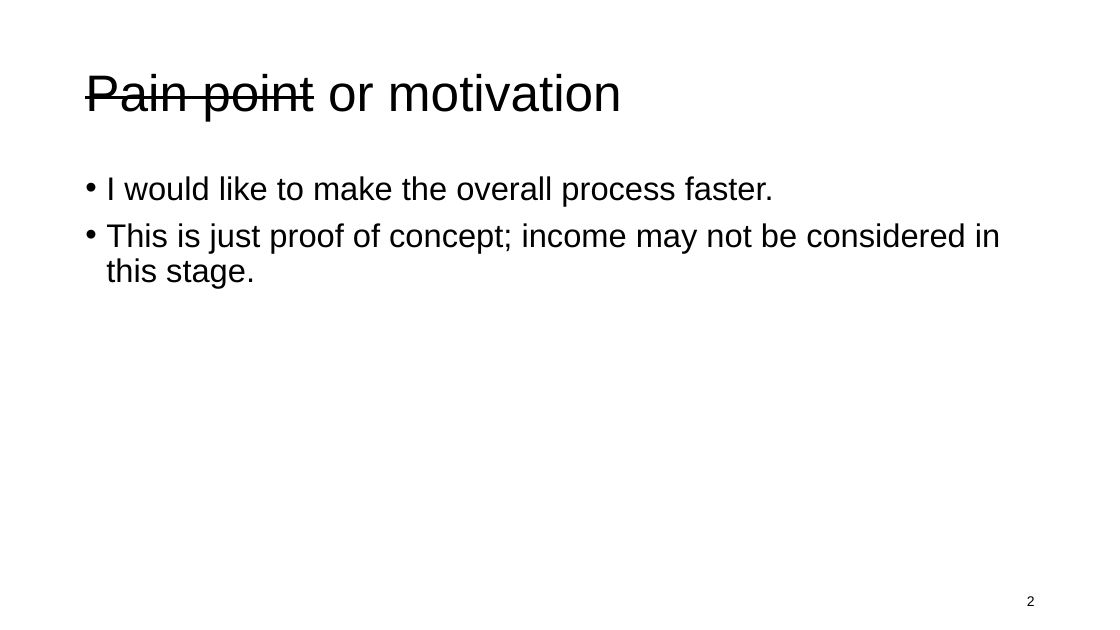
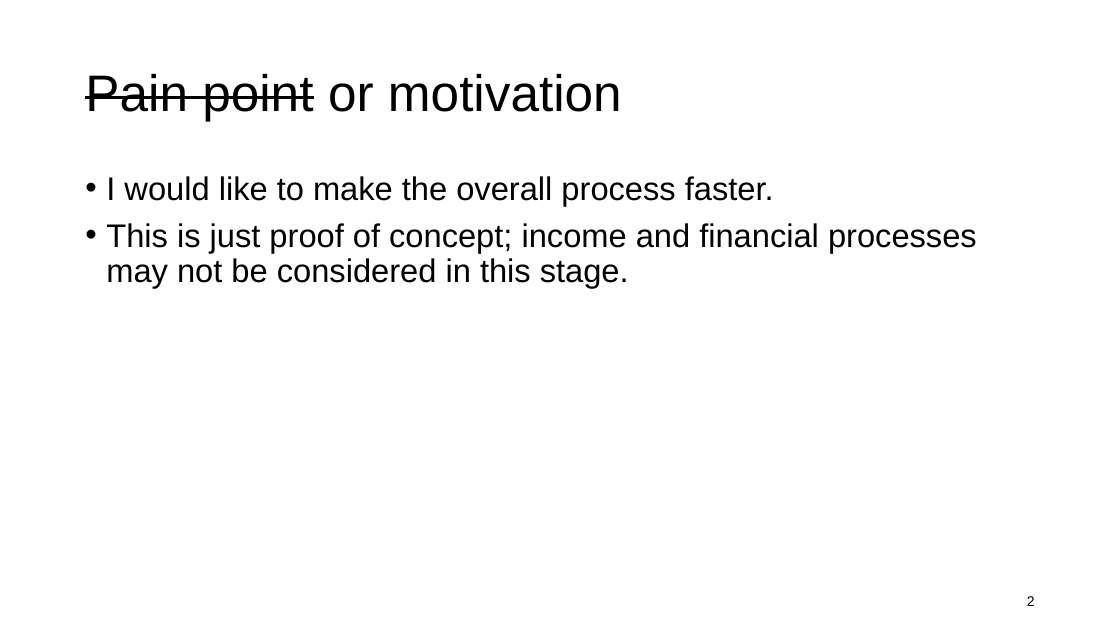
Before and after one commit to kawin7538/ds_hospital_project, a slide deck: slide 2 of memo_presentation/memo.pptx. Drawn at 1120x630 pixels with LibreOffice and Linux fonts; fonts in the diff are those of the drawing. Boxes give left, top, right and bottom in pixels: in the first picture for what was removed or moved away, otherwise in the second. Text is boxed around its words. In the diff, an @@ line names an element or a change of style, - is before the commit and + after.

```diff
--- a/memo_presentation/memo.pptx
+++ b/memo_presentation/memo.pptx
@@ text at box(106, 223, 977, 288): text changed @@
-• This is just proof of concept; income may not be considered in this stage.
+• This is just proof of concept; income and financial processes may not be considered in this stage.
```
Also in this commit, not shown: 6 other slides changed, 11 slides added, 1 slide removed, 6 other files.
